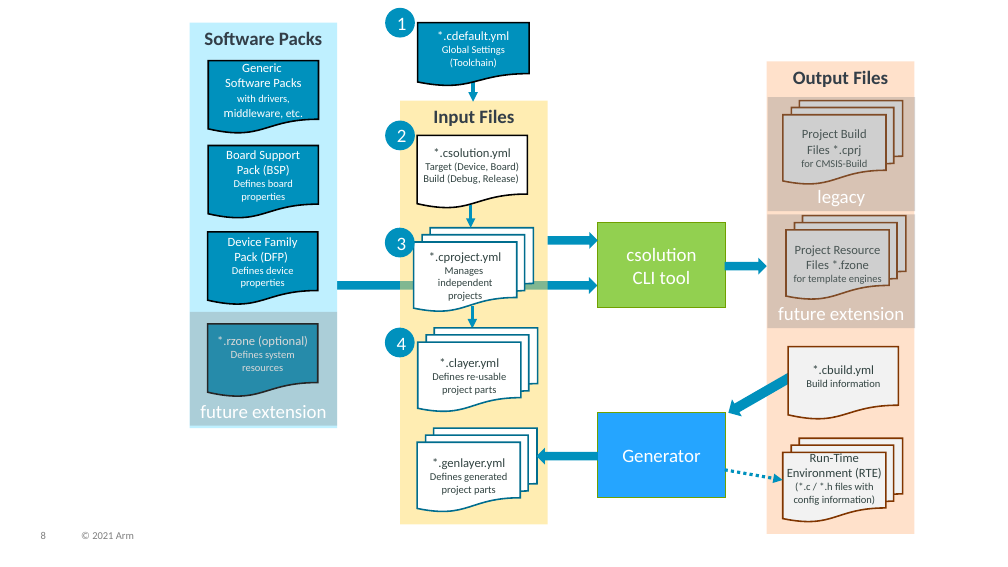
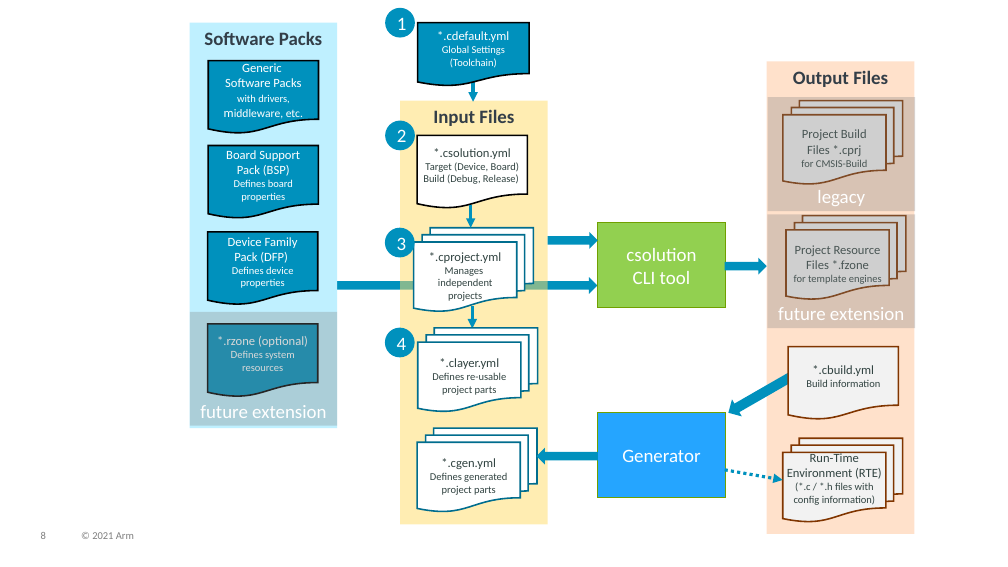
Before and after one commit to Open-CMSIS-Pack/cmsis-toolbox, a slide deck: slide 8 of docs/images/overview.pptx. Drawn at 1008x567 pixels with LibreOffice and Linux fonts; fonts in the diff are those of the drawing. Boxes give left, top, right and bottom in pixels: in the first picture for what was removed or moved away, otherwise in the second. Text is boxed around its words. In the diff, an @@ line names an element or a change of style, - is before the commit and + after.

```diff
--- a/docs/images/overview.pptx
+++ b/docs/images/overview.pptx
@@ text in flow chart multidocument at bbox=[430, 458, 507, 495]: text changed @@
-*.genlayer.yml
-Defines generated
-project parts
+*.cgen.yml
+Defines generated
+project parts
```
Also in this commit, not shown: 2 other slides changed, 1 slide removed, 1 other file.
